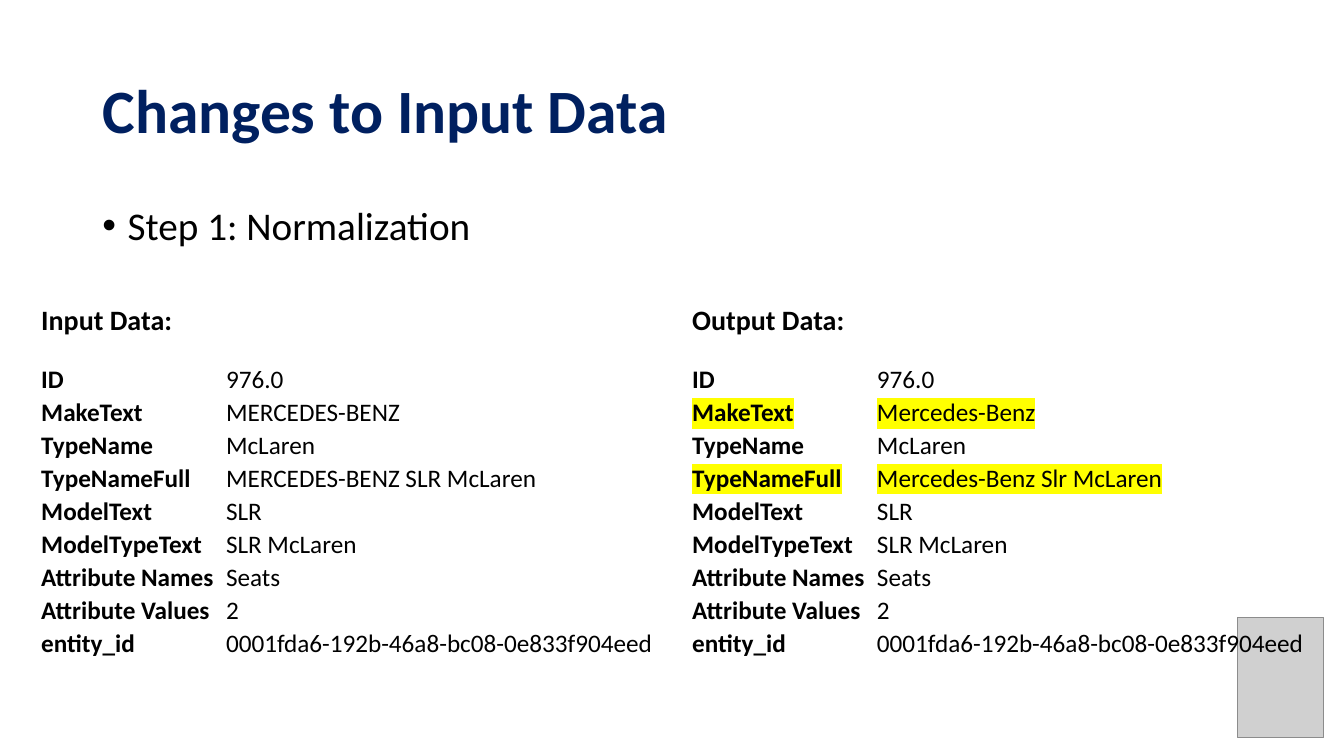
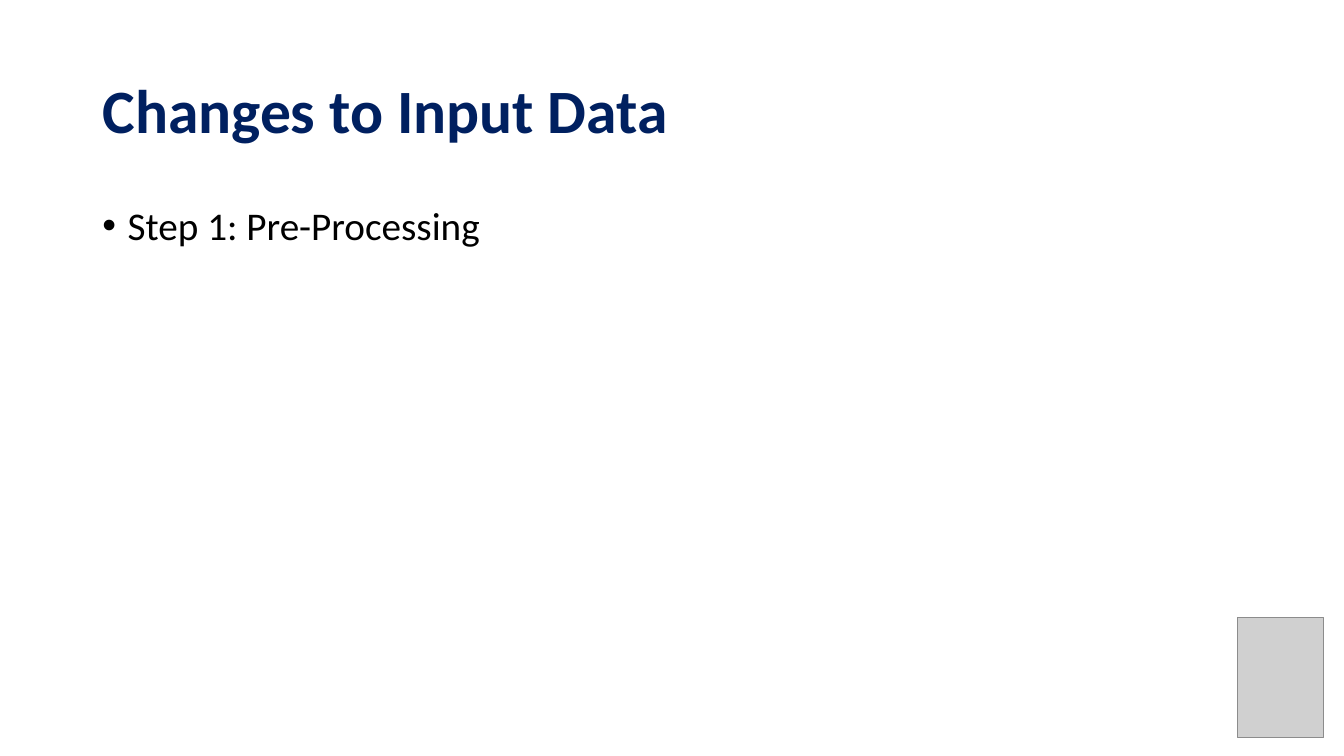
Before and after one commit to MauroSchlaepfer/Onedot, a slide deck: slide 7 of Onedot_Presentation.pptx (slide 5 before the commit). Drawn at 1344x756 pixels with LibreOffice and Linux fonts; fonts in the diff are those of the drawing; grey boxes stand for pictures. Boxes give left, top, right and bottom in pixels: in the first picture for what was removed or moved away, otherwise in the second. Text is boxed around its words. In the diff, an @@ line names an element or a change of style, - is before the commit and + after.

```diff
--- a/Onedot_Presentation.pptx
+++ b/Onedot_Presentation.pptx
@@ text at bbox=[128, 213, 479, 247]: text changed @@
-• Step 1: Normalization
+• Step 1: Pre-Processing
@@ table removed at bbox=[21, 281, 684, 679], 13 rows, 4 columns @@
- |  |  | 
- | Input Data: |  | 
- |  |  | 
- | ID | 976.0 | 
- | MakeText | MERCEDES-BENZ | 
- | TypeName | McLaren | 
- | TypeNameFull | MERCEDES-BENZ SLR McLaren | 
- | ModelText | SLR | 
- | ModelTypeText | SLR McLaren | 
- | Attribute Names | Seats | 
- | Attribute Values | 2 | 
- | entity_id | 0001fda6-192b-46a8-bc08-0e833f904eed | 
- |  |  | 
@@ table removed at bbox=[673, 281, 1335, 679], 13 rows, 4 columns @@
- |  |  | 
- | Output Data: |  | 
- |  |  | 
- | ID | 976.0 | 
- | MakeText | Mercedes-Benz | 
- | TypeName | McLaren | 
- | TypeNameFull | Mercedes-Benz Slr McLaren | 
- | ModelText | SLR | 
- | ModelTypeText | SLR McLaren | 
- | Attribute Names | Seats | 
- | Attribute Values | 2 | 
- | entity_id | 0001fda6-192b-46a8-bc08-0e833f904eed | 
- |  |  | 
```
Also in this commit, not shown: 3 other slides changed, 8 slides added, 1 slide removed.
